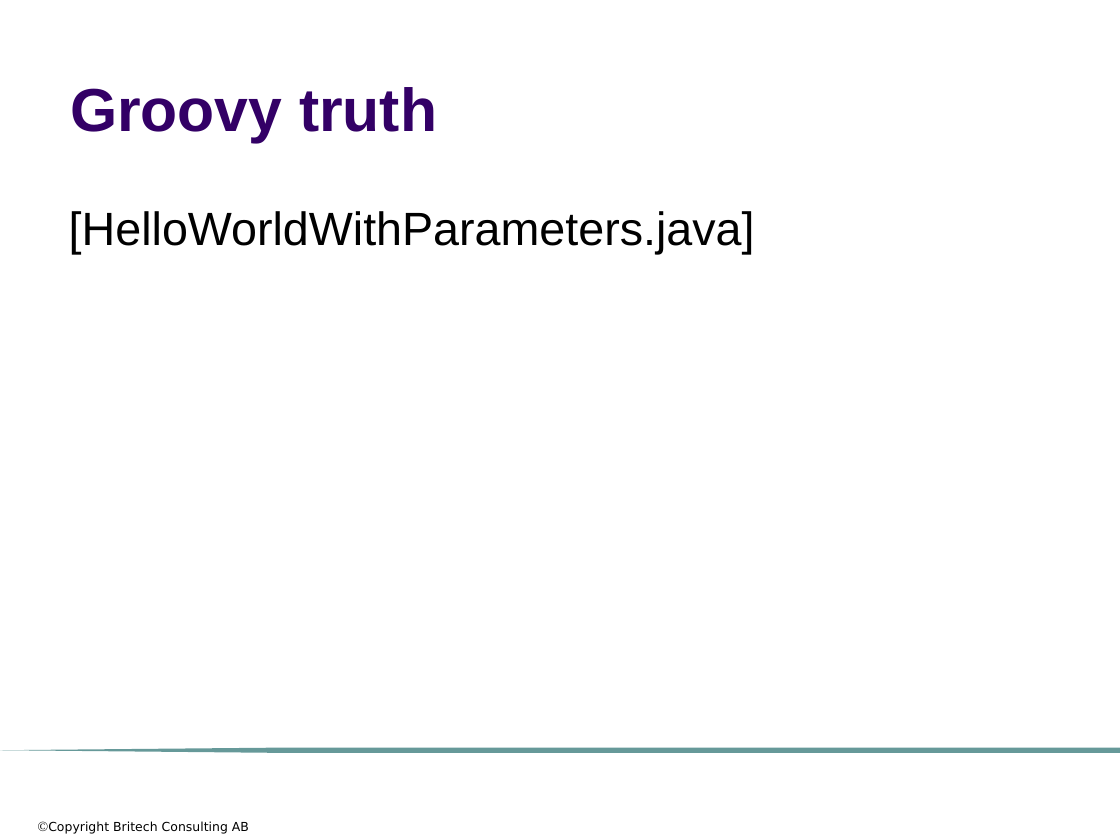
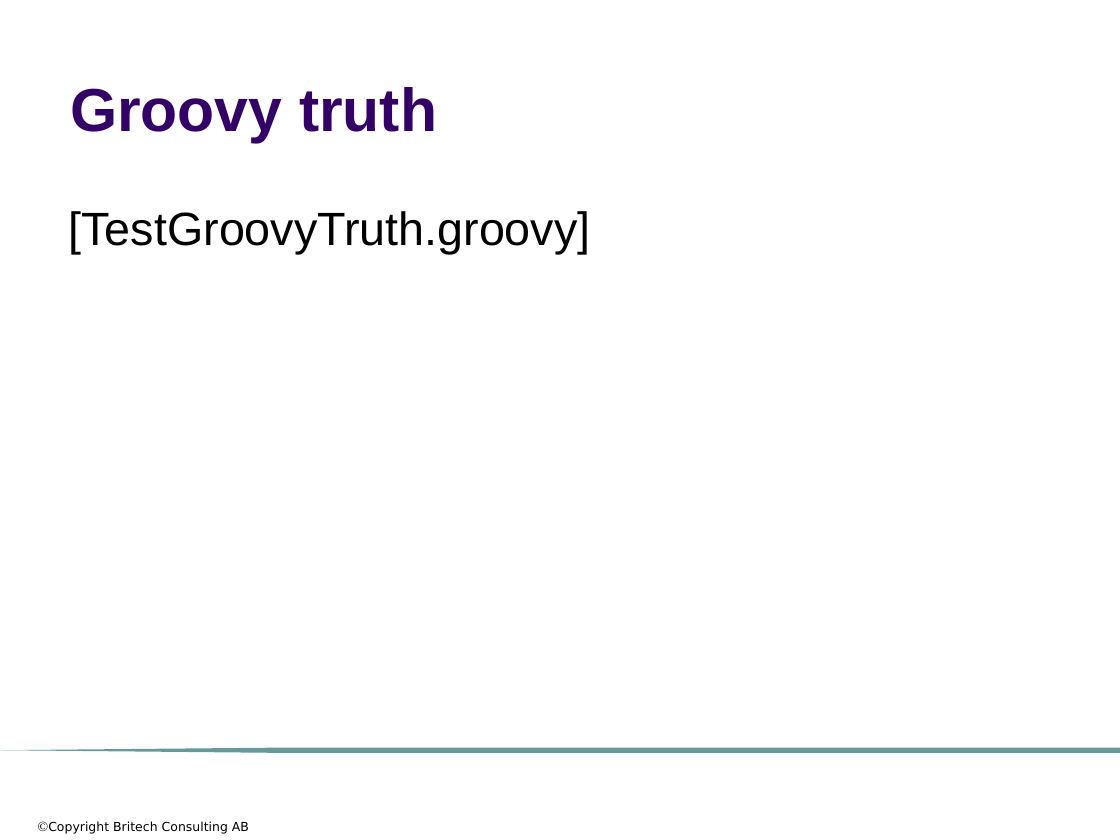
Before and after one commit to me97esn/groovyseminarium, a slide deck: slide 36 of groovyseminarie/dokument/groovyseminarium_source_w_logo.pptx (slide 47 before the commit). Drawn at 1120x840 pixels with LibreOffice and Linux fonts; fonts in the diff are those of the drawing; background and template pictures are left out. Boxes give left, top, right and bottom in pixels: in the first picture for what was removed or moved away, otherwise in the second. Text is boxed around its words. In the diff, an @@ line names an element or a change of style, - is before the commit and + after.

```diff
--- a/groovyseminarie/dokument/groovyseminarium_source_w_logo.pptx
+++ b/groovyseminarie/dokument/groovyseminarium_source_w_logo.pptx
@@ text at bbox=[69, 211, 591, 254]: text changed @@
-[HelloWorldWithParameters.java]
+[TestGroovyTruth.groovy]
```
Also in this commit, not shown: 9 other slides changed, 1 slide added, 3 slides removed, 3 other files.
